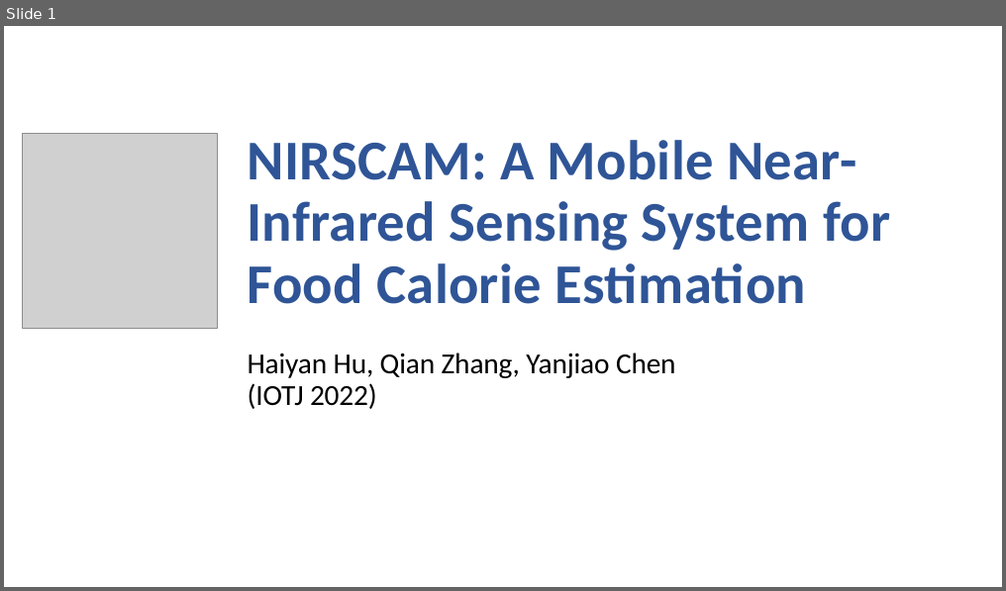
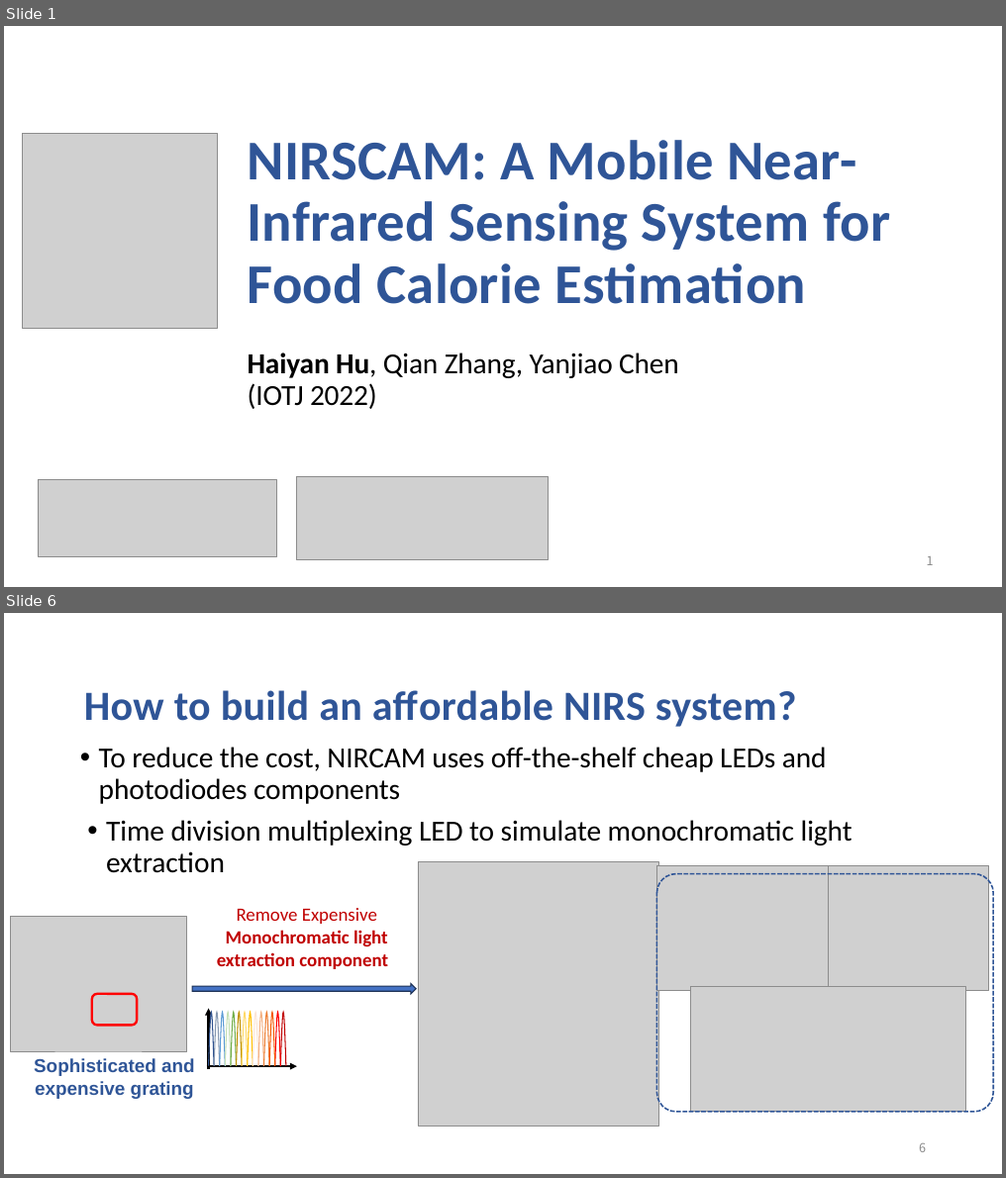
Before and after one commit to hyanhu/hyanhu.github.io, a slide deck: files/NIRSCAM.pptx. Shown one above the other, each under a label of ours: slide 1 before the commit, slides 1 and 6 after it; the slides between them are not shown. The pictures are 1006x591 and 1006x1178 pixels, drawn with LibreOffice and Linux fonts; fonts in the diff are those of the drawing; grey boxes stand for pictures. Boxes give left, top, right and bottom in pixels: in the first picture for what was removed or moved away, otherwise in the second. Text is boxed around its words. In the diff, an @@ line names an element or a change of style, - is before the commit and + after.

```diff
--- a/files/NIRSCAM.pptx
+++ b/files/NIRSCAM.pptx
@@ slide 6 added at box(4, 613, 1002, 1174), background #FFFFFF @@
@@ title added at box(84, 690, 797, 727), 40 pt, text #2F5597, bold @@
+How to build an affordable NIRS system?
@@ text added at box(99, 747, 827, 804), 28 pt, text #000000 @@
+• To reduce the cost, NIRCAM uses off-the-shelf cheap LEDs and photodiodes components
@@ text added at box(106, 820, 852, 873), 28 pt, text #000000 @@
+• Time division multiplexing LED to simulate monochromatic light extraction
@@ picture added at box(418, 862, 659, 1126) @@
@@ group added at box(656, 865, 993, 1112): 3 pictures, 1 rounded rectangle @@
@@ text added at box(217, 908, 388, 969), 18 pt, text #C00000, bold @@
+Remove Expensive Monochromatic light extraction component
@@ picture added at box(11, 916, 187, 1052) @@
@@ rounded rectangle added at box(92, 994, 138, 1026), outline #FF0000 2.25 pt @@
@@ right arrow added at box(193, 983, 417, 994), fill #4472C4, outline #1E3256 1 pt @@
@@ group added at box(207, 1008, 297, 1069): 14 freeform shapes, 2 arrows @@
@@ text added at box(34, 1059, 195, 1099), 18 pt, text #2F5597, bold @@
+Sophisticated and expensive grating
@@ page number added at box(919, 1144, 926, 1153), 12 pt, text #8C8C8C @@
+6
@@ slide 1 changed as well @@
@@ title "NIRSCAM: A Mobile Near-Infrared Sensing ..." at box(248, 140, 890, 409): bold on in "Haiyan Hu," @@
@@ picture added at box(38, 480, 277, 557) @@
@@ picture added at box(297, 476, 549, 561) @@
@@ page number added at box(927, 557, 934, 566), 12 pt, text #8C8C8C @@
+1
```
Also in this commit, not shown: 2 other slides changed, 8 other slides added, 3 slides removed, 1 other file.
